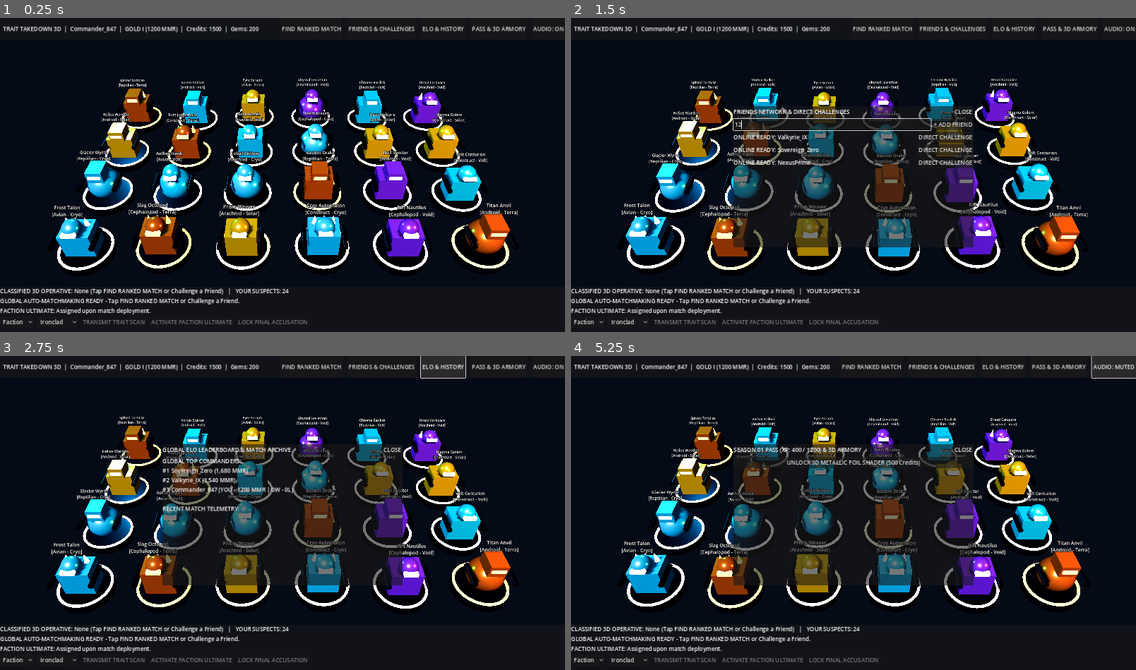
Above: before the commit, frames 1-4 (two rows, left to right).
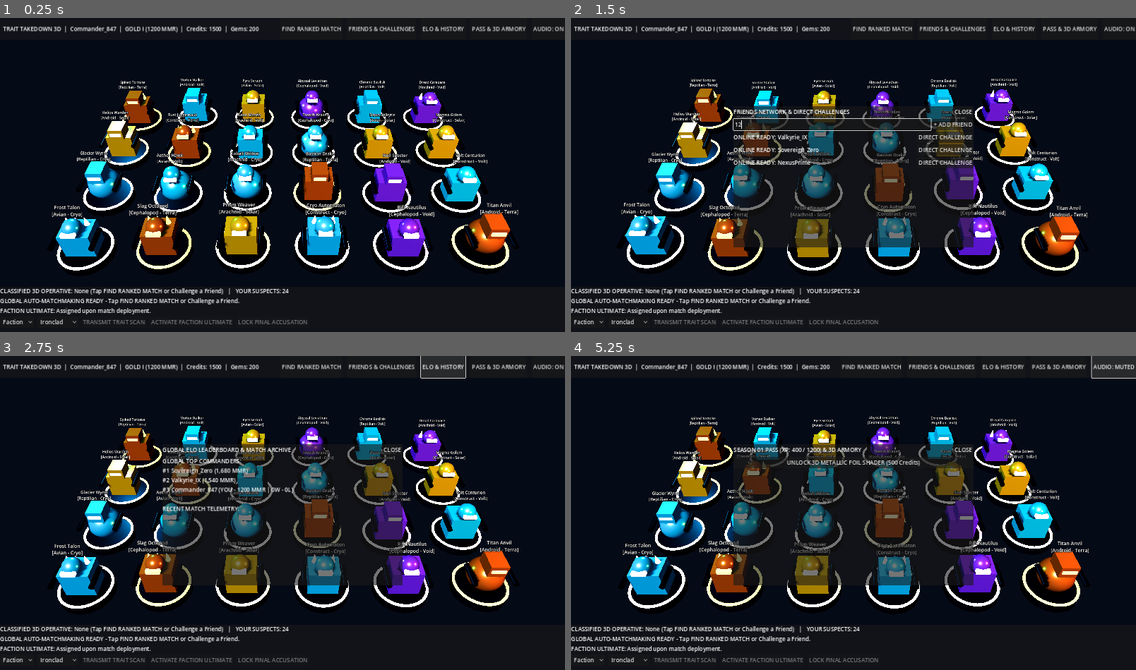
Above: after the commit, the same moments.

Repository: BigSkinnySlimm/TraitTakedown
Game: Godot game, scene res://scenes/MainArena.tscn
The game is run twice, just before and just after one commit, with the same random seed, the same clock (stepped at 60 frames per second) and the same inputs.
Inputs (mouse positions are in pixels of both pictures, inside the frame that each line leads up to):
- Up to frame 1 (0.25 s): no input
- Up to frame 2 (1.5 s): click "FRIENDS & CHALLENGES" at 0.5 s; click (830, 124) at 1.27 s; type "12" at 1.35 s
- Up to frame 3 (2.75 s): click "ELO & HISTORY" at 2 s
- Up to frame 4 (5.25 s): click "PASS & 3D ARMORY" at 2.75 s; click "FIND RANKED MATCH" at 3.5 s; click "SEARCHING MMR (0s)..." at 4.25 s; click "AUDIO: ON" at 5 s

The runs differ from the first frame. In frame 1, 5.6% of the frame differs, in the area x 9-92%, y 19-81%; in frame 2, 4.8%; in frame 3, 5.7%; in frame 4, 7.4%.

Commit message:
Generate clean Godot 4 native engine and workflow files

Diff:
--- a/scripts/MainArenaController.gd
+++ b/scripts/MainArenaController.gd
@@ -317,9 +317,9 @@
         cannon.material_override = dark_mat
         root.add_child(cannon)
 
+    var nl = String.chr(10)
     var label_3d = Label3D.new()
-    label_3d.text = str(unit["name"]) + "
-[" + str(unit["species"]) + " - " + str(unit["element"]) + "]"
+    label_3d.text = str(unit["name"]) + nl + "[" + str(unit["species"]) + " - " + str(unit["element"]) + "]"
     label_3d.font_size = 24
     label_3d.outline_size = 8
     label_3d.position = Vector3(0.0, 1.62, 0.0)
@@ -804,13 +804,9 @@
 
     elif kind == "RANKED":
         modal_title.text = "GLOBAL ELO LEADERBOARD & MATCH ARCHIVE"
+        var nl = String.chr(10)
         var top_lbl = Label.new()
-        top_lbl.text = "GLOBAL TOP COMMANDERS:
-#1 Sovereign_Zero (1,680 MMR)
-#2 Valkyrie_IX (1,540 MMR)
-#3 " + str(profile["callsign"]) + " (YOU - " + str(profile["elo"]) + " MMR | " + str(profile["wins"]) + "W - " + str(profile["losses"]) + "L)
-
-RECENT MATCH TELEMETRY:"
+        top_lbl.text = "GLOBAL TOP COMMANDERS:" + nl + "#1 Sovereign_Zero (1,680 MMR)" + nl + "#2 Valkyrie_IX (1,540 MMR)" + nl + "#3 " + str(profile["callsign"]) + " (YOU - " + str(profile["elo"]) + " MMR | " + str(profile["wins"]) + "W - " + str(profile["losses"]) + "L)" + nl + nl + "RECENT MATCH TELEMETRY:"
         modal_body_vbox.add_child(top_lbl)
 
         var count = min(6, profile["history"].size())
Not shown, changed: export_presets.cfg
